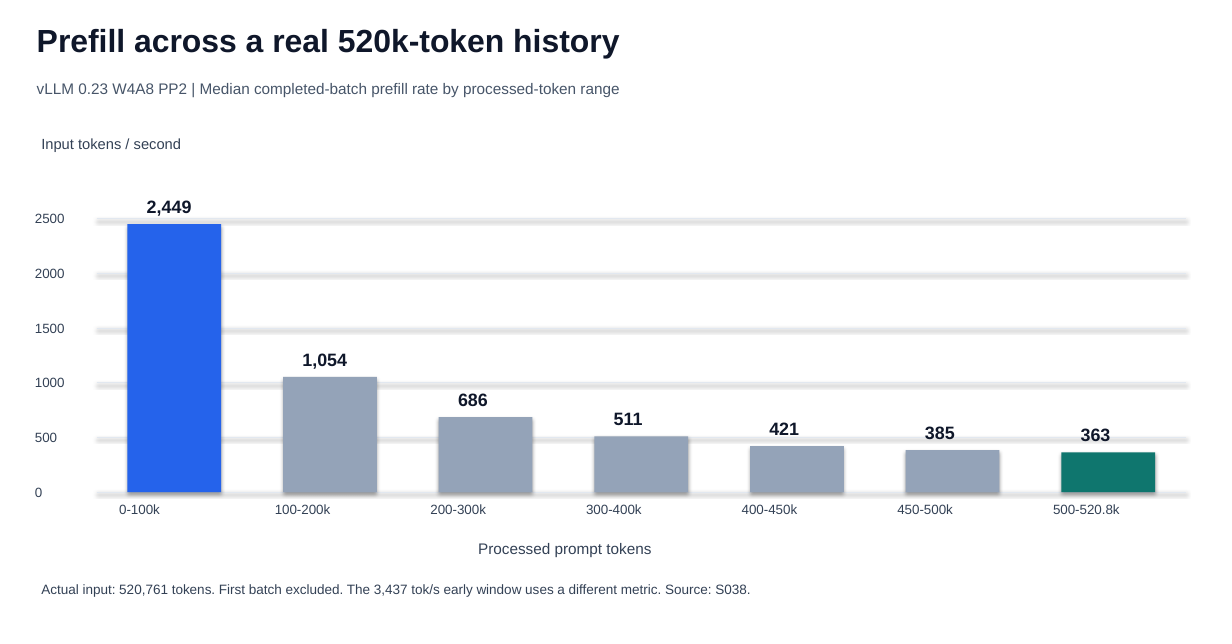
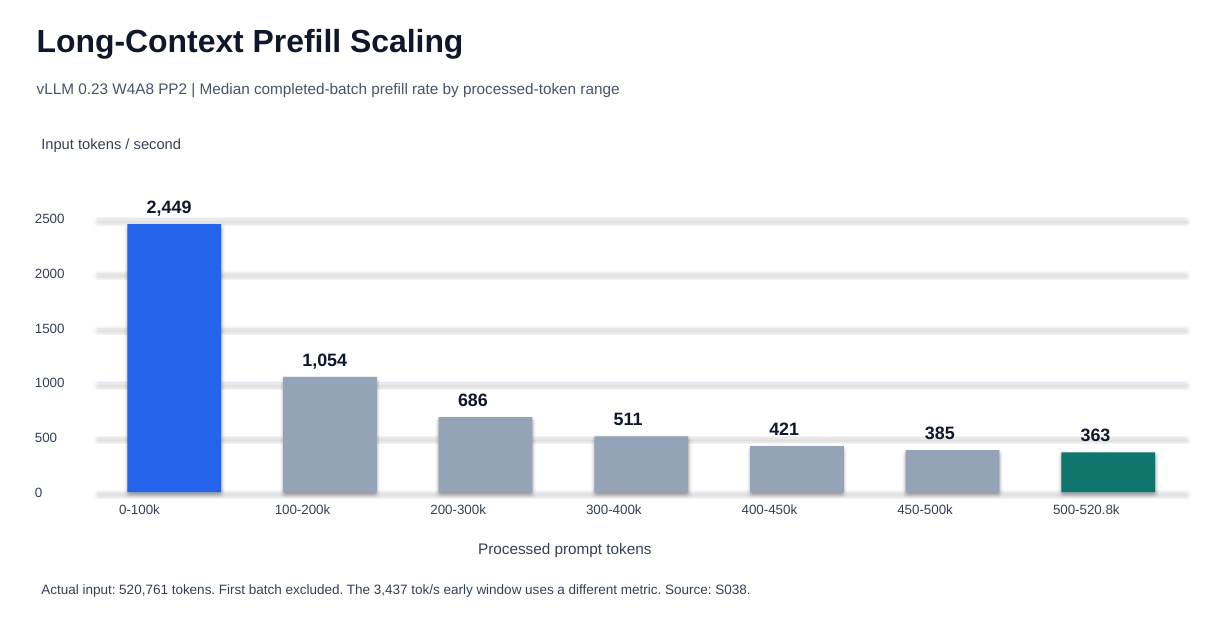
Before and after one commit to YYTbit/qwen3.8-27b-3090, a slide deck: slide 2 of docs/figures/dual-gpu-exploration.pptx. Drawn at 1232x644 pixels with LibreOffice and Linux fonts; fonts in the diff are those of the drawing. Boxes give left, top, right and bottom in pixels: in the first picture for what was removed or moved away, otherwise in the second. Text is boxed around its words. In the diff, an @@ line names an element or a change of style, - is before the commit and + after.

```diff
--- a/docs/figures/dual-gpu-exploration.pptx
+++ b/docs/figures/dual-gpu-exploration.pptx
@@ text at [37, 29, 463, 58]: text changed @@
-Prefill across a real 520k-token history
+Long-Context Prefill Scaling
```
Also in this commit, not shown: 3 other slides changed, 31 other files.
